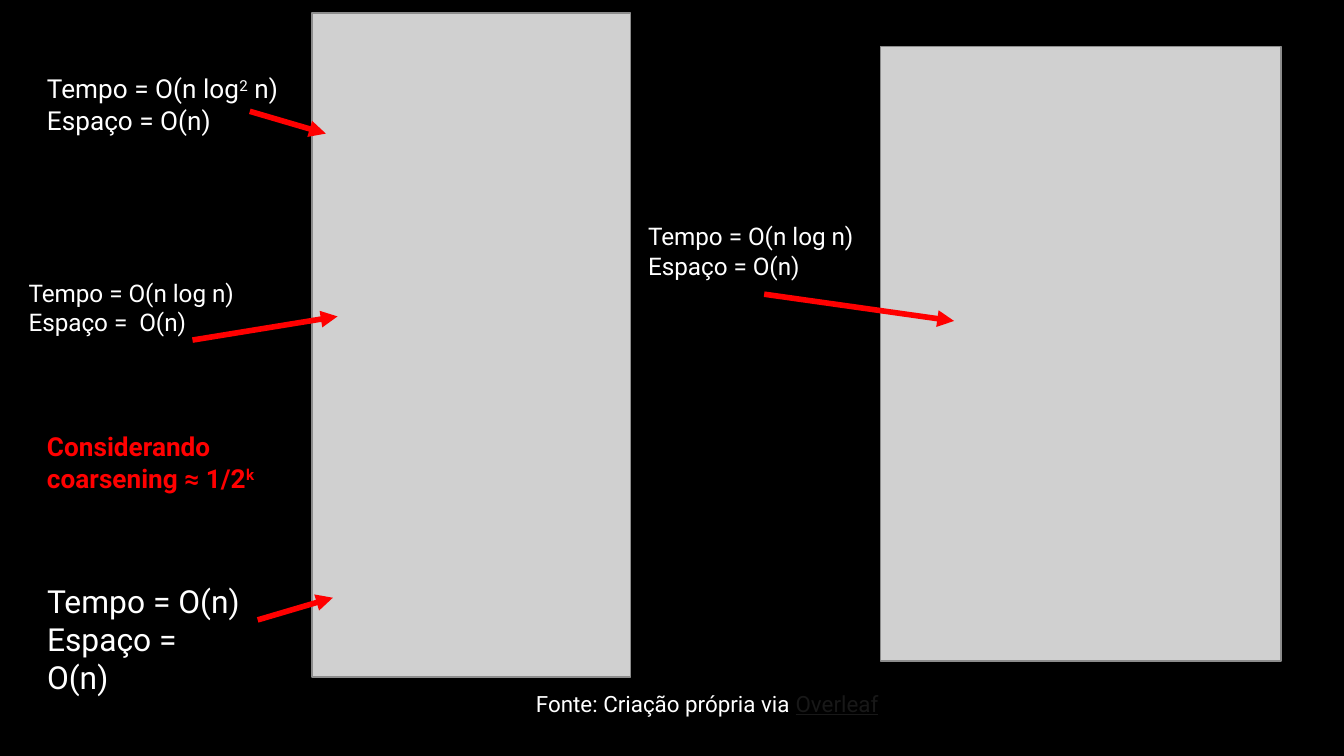
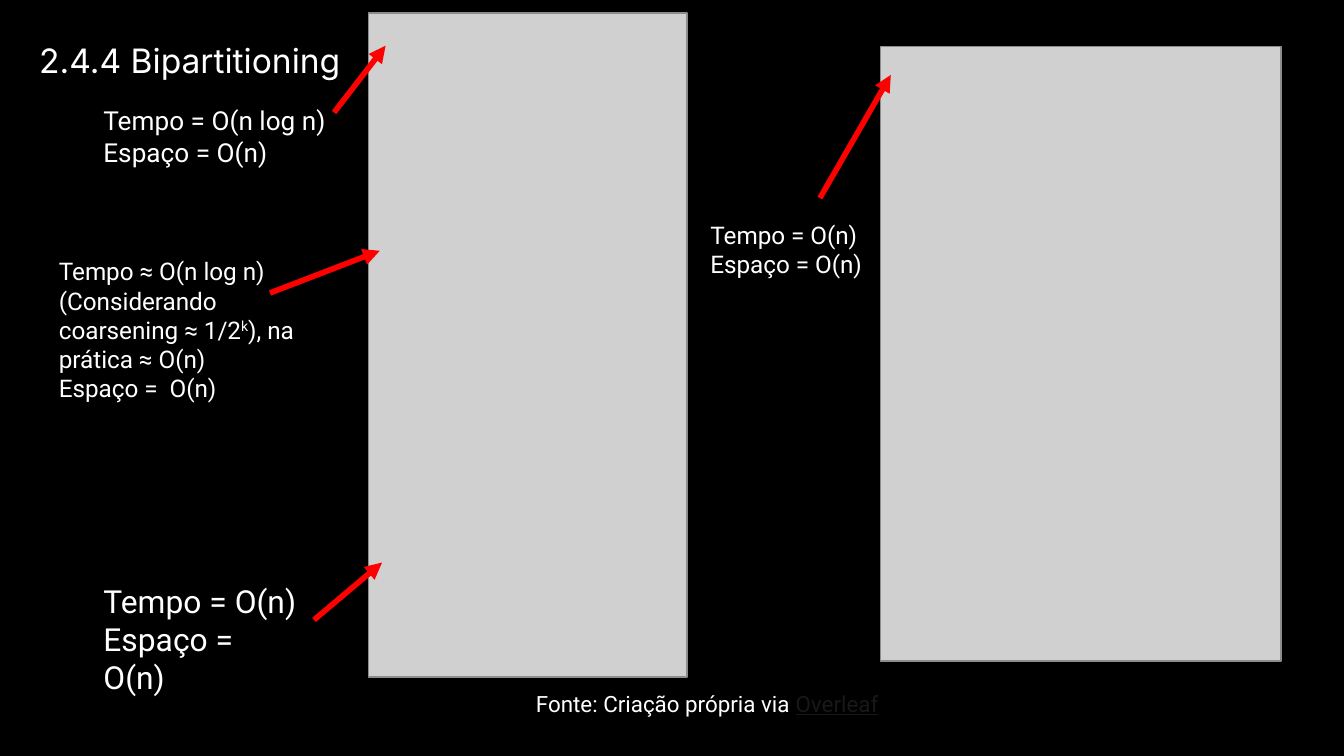
Before and after one commit to Dpbm/mestrado-aulas, a slide deck: slide 20 of algoritmos/projeto-seminario/Seminário.pptx (slide 34 before the commit). Drawn at 1344x756 pixels with LibreOffice and Linux fonts; fonts in the diff are those of the drawing; grey boxes stand for pictures. Boxes give left, top, right and bottom in pixels: in the first picture for what was removed or moved away, otherwise in the second. Text is boxed around its words. In the diff, an @@ line names an element or a change of style, - is before the commit and + after.

```diff
--- a/algoritmos/projeto-seminario/Seminário.pptx
+++ b/algoritmos/projeto-seminario/Seminário.pptx
@@ picture: place and size @@
-picture at bbox=[312, 13, 630, 677]
+picture at bbox=[368, 13, 687, 677]
@@ text added at bbox=[39, 47, 341, 81], 18 pt, text #FFFFFF @@
+2.4.4 Bipartitioning
@@ arrow moved from (250, 112) - (325, 133) to (335, 113) - (386, 46) @@
@@ arrow added from (820, 198) to (891, 75), #FF0000 3 pt @@
@@ text "Tempo = O(n log n)": place and size @@
-text "Tempo = O(n log n)" at bbox=[47, 77, 278, 136]
+text "Tempo = O(n log n)" at bbox=[103, 109, 326, 168]
@@ text at bbox=[103, 109, 326, 136]: text changed @@
-Tempo = O(n log2 n)
+Tempo = O(n log n)
@@ text "Tempo = O(n)": place and size @@
-text "Tempo = O(n)" at bbox=[648, 225, 854, 281]
+text "Tempo = O(n)" at bbox=[710, 224, 862, 279]
@@ text at bbox=[710, 224, 857, 250]: text changed @@
-Tempo = O(n log n)
+Tempo = O(n)
@@ text "Tempo ≈ O(n log n) ...": place and size @@
-text "Tempo ≈ O(n log n) ..." at bbox=[29, 282, 234, 337]
+text "Tempo ≈ O(n log n) ..." at bbox=[59, 261, 294, 403]
@@ text at bbox=[59, 261, 294, 374]: text changed @@
-Tempo = O(n log n)
+Tempo ≈ O(n log n) (Considerando coarsening ≈ 1/2k), na prática ≈ O(n)
@@ arrow moved from (192, 340) - (337, 316) to (270, 293) - (380, 251) @@
@@ arrow removed from (765, 294) to (954, 321) @@
@@ text removed at bbox=[47, 436, 246, 494] @@
-Considerando coarsening ≈ 1/2k
@@ text "Tempo = O(n)": place and size @@
-text "Tempo = O(n)" at bbox=[47, 587, 239, 696]
+text "Tempo = O(n)" at bbox=[103, 587, 296, 696]
@@ arrow moved from (258, 620) - (333, 598) to (314, 620) - (382, 563) @@
```
Also in this commit, not shown: 17 other slides changed, 1 slide added, 15 slides removed, 6 other files.
